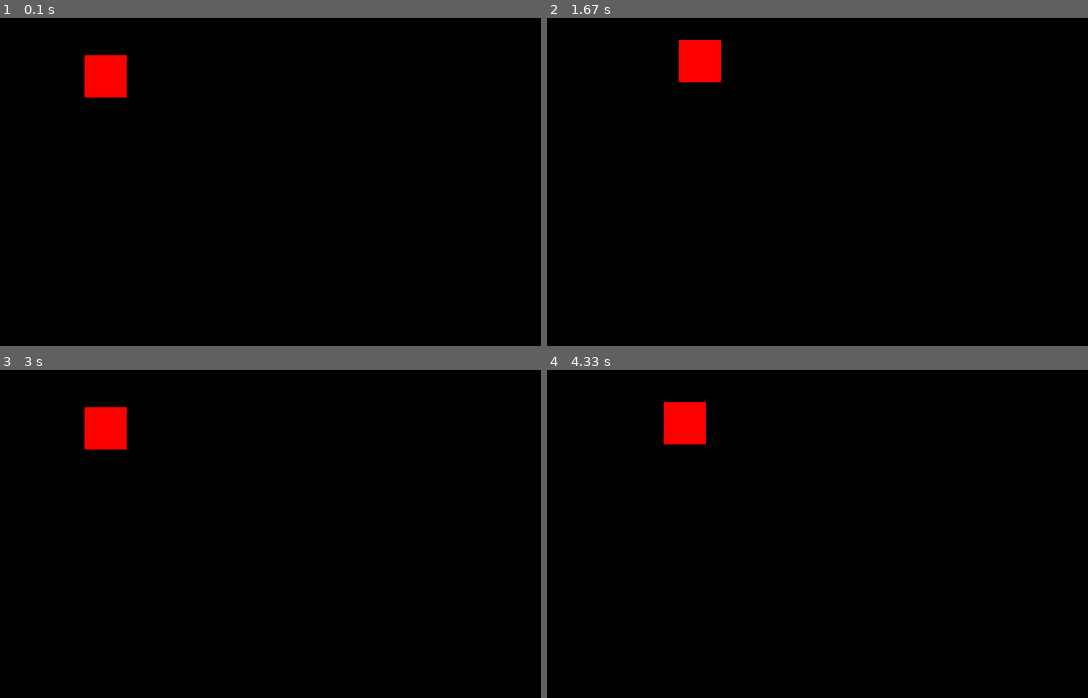
Above: before the commit, frames 1-4 (two rows, left to right).
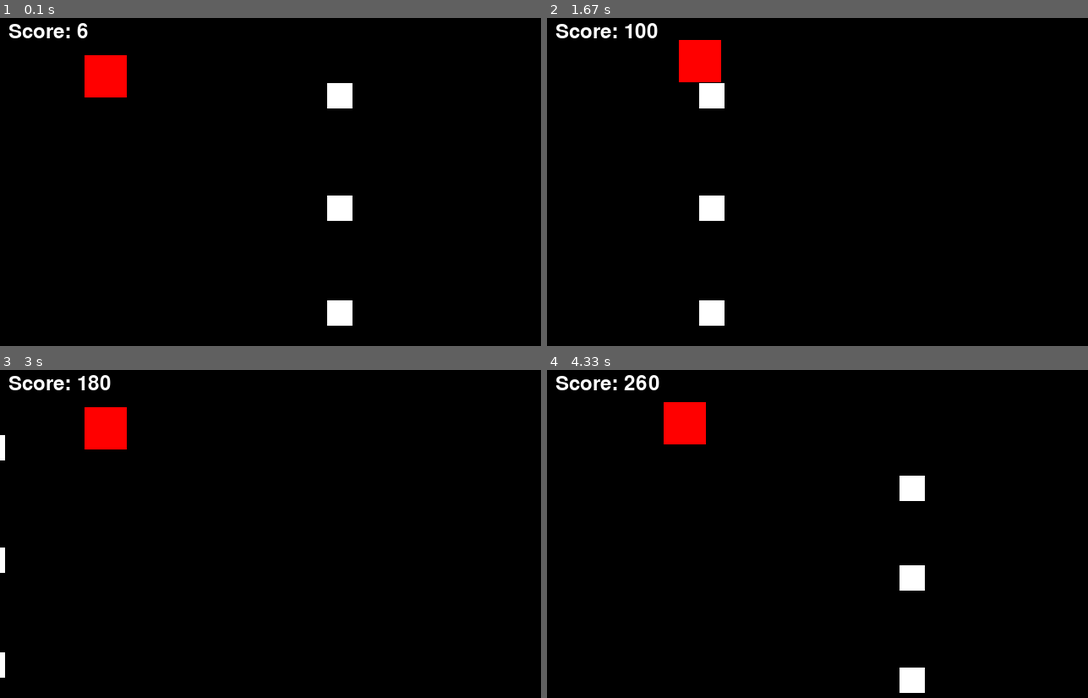
Above: after the commit, the same moments.

Repository: whoiszacky/pygame-1001
Game: pygame game, started from Object_Game.py
The game is run twice, just before and just after one commit, with the same random seed, the same clock (stepped at 60 frames per second) and the same inputs.
Inputs:
- Up to frame 1 (0.1 s): no input
- Up to frame 2 (1.67 s): hold Right 0.33-0.8 s; hold Up 0.83-1.13 s; hold Right 1.17-1.63 s
- Up to frame 3 (3 s): hold Left 1.67-2.2 s; hold Down 2.23-2.53 s; hold Left 2.57-2.97 s
- Up to frame 4 (4.33 s): hold Up 3-3.37 s; hold Right 3.4-4.03 s; hold Down from 4.07 s (still down)

The runs differ from the first frame. In frame 1, 1.4% of the frame differs, in the area x 1-66%, y 1-94%; in frame 2, 1.5%; in frame 3, 0.6%; in frame 4, 1.5%, in the area x 1-70%, y 1-99%.

Commit message:
Updated, and added obstacles

Diff:
--- a/Object_Game.py
+++ b/Object_Game.py
@@ -1,27 +1,39 @@
 import pygame
+import sys
+import random
 
-# background väärin
-black = (0, 0, 0)
+# Colors
+black = (0, 0, 0)                # background color
+red = (255, 0, 0)               # the object color
+white = (255, 255, 255)         # enemy obeject
+
+# Initialize Pygame
+pygame.init()
+
+#the screen size
+screen_width = 640
+screen_height = 400
+screen = pygame.display.set_mode((screen_width, screen_height))
+pygame.display.set_caption("Exciting Collision Game")
 
 class GameObject:
-    def __init__(self, x, y):
+    def __init__(self, x, y, color=red):
         self.x = x
         self.y = y
         self.vel_x = 0
         self.vel_y = 0
         self.width = 50
         self.height = 50
+        self.color = color
 
     def draw(self, surface):
-        #objektin vääri
-        pygame.draw.rect(surface, (255, 0, 0), (self.x, self.y, self.width, self.height))
+        pygame.draw.rect(surface, self.color, (self.x, self.y, self.width, self.height))
 
     def update(self, screen_width, screen_height):
-        # update position based on x and y
         self.x += self.vel_x
         self.y += self.vel_y
 
-        #
+        # Boundary checks
         if self.x < 0:
             self.x = 0
         elif self.x + self.width > screen_width:
@@ -32,47 +44,107 @@
         elif self.y + self.height > screen_height:
             self.y = screen_height - self.height
 
-pygame.init()
+    def check_collision(self, other):
+        return (
+            self.x < other.x + other.width and
+            self.x + self.width > other.x and
+            self.y < other.y + other.height and
+            self.y + self.height > other.y
+        )
 
-# set up screen
-screen_width = 640
-screen_height = 400
-screen = pygame.display.set_mode((screen_width, screen_height))
-pygame.display.set_caption("Piirtäminen")
+class Obstacle(GameObject):
+    def __init__(self, x, y):
+        super().__init__(x, y, color=white)
+        self.width = 30
+        self.height = 30
 
-# create our object
-object = GameObject(100, 50)
+    def update(self, screen_width, screen_height, speed):
+        # Move the obstacle horizontally
+        self.x -= speed
+
+        # Reset position if it goes off-screen
+        if self.x + self.width < 0:
+            self.x = screen_width
+            self.y = random.randint(0, screen_height - self.height)
+
+def display_score(score, font, surface):
+    score_text = font.render(f"Score: {score}", True, white)
+    surface.blit(score_text, (10, 10))
+
+def display_message(message, font, surface, screen_width, screen_height):
+    text = font.render(message, True, white)
+    text_rect = text.get_rect(center=(screen_width // 2, screen_height // 2))
+    surface.blit(text, text_rect)
 
 def main():
+    clock = pygame.time.Clock()
+
+    player = GameObject(100, 50)
+    obstacles = [Obstacle(400, random.randint(0, screen_height - 30)) for _ in range(3)]
+
+    font = pygame.font.Font(None, 36)
+    score = 0
+    speed = 2
+
     while True:
         for event in pygame.event.get():
             if event.type == pygame.QUIT:
                 pygame.quit()
-                quit()
+                sys.exit()
 
-            # check for user input to move object
+            # Check for user input to move the player
             if event.type == pygame.KEYDOWN:
                 if event.key == pygame.K_UP:
-                    object.vel_y = -1
+                    player.vel_y = -1
                 elif event.key == pygame.K_DOWN:
-                    object.vel_y = 1
+                    player.vel_y = 1
                 elif event.key == pygame.K_RIGHT:
-                    object.vel_x = 1
+                    player.vel_x = 1
                 elif event.key == pygame.K_LEFT:
-                    object.vel_x = -1
+                    player.vel_x = -1
 
             if event.type == pygame.KEYUP:
                 if event.key == pygame.K_UP or event.key == pygame.K_DOWN:
-                    object.vel_y = 0
+                    player.vel_y = 0
                 elif event.key == pygame.K_RIGHT or event.key == pygame.K_LEFT:
-                    object.vel_x = 0
+                    player.vel_x = 0
 
         screen.fill(black)
 
-        # update object position and draw it
-        object.update(screen_width, screen_height)
-        object.draw(screen)
+        # Update player position and draw it
+        player.update(screen_width, screen_height)
+        player.draw(screen)
+
+        # Update obstacle positions and draw them
+        for obstacle in obstacles:
+            obstacle.update(screen_width, screen_height, speed)
+            obstacle.draw(screen)
+
+            # Check for collision with obstacles
+            if player.check_collision(obstacle):
+                display_message("Game Over", font, screen, screen_width, screen_height)
+                pygame.display.flip()
+                pygame.time.wait(2000)  # Pause for 2 seconds
+                return  # Exit the game
+
+        # Increase speed over time
+        speed += 0.004
+
+        # Check for collision and update the score
+        for obstacle in obstacles:
+            if player.check_collision(obstacle):
+                score -= 10  # Decrease score on collision
+                obstacle.color = (255, 0, 0)  # Change obstacle color on collision
+            else:
+                obstacle.color = white  # Reset obstacle color if no collision
+
+        score += 1  # Increase score if no collision
+
+        # Display the score
+        display_score(score, font, screen)
 
         pygame.display.flip()
+        clock.tick(60)  # Cap the frame rate
 
-main()
+if __name__ == "__main__":
+    main()
